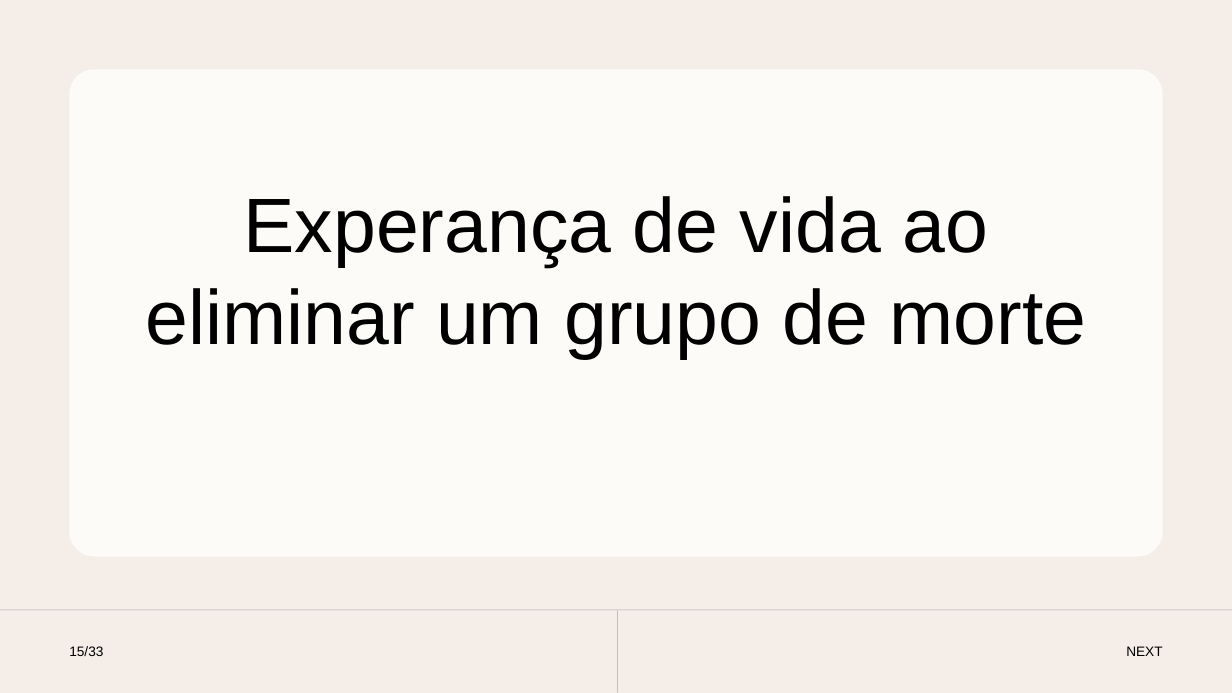
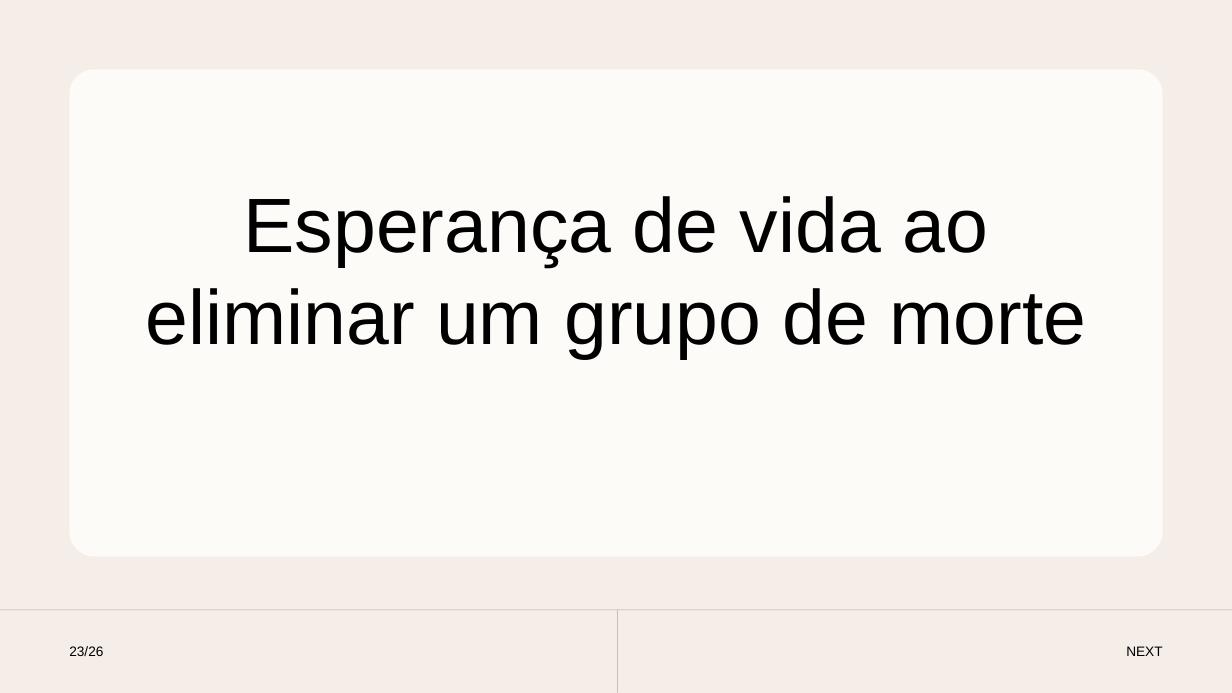
Before and after one commit to penasta/Demografia2, a slide deck: slide 23 of Trabalho 2/Apresentação/t2 - apresentação.pptx. Drawn at 1232x693 pixels with LibreOffice and Linux fonts; fonts in the diff are those of the drawing. Boxes give left, top, right and bottom in pixels: in the first picture for what was removed or moved away, otherwise in the second. Text is boxed around its words. In the diff, an @@ line names an element or a change of style, - is before the commit and + after.

```diff
--- a/Trabalho 2/Apresentação/t2 - apresentação.pptx
+++ b/Trabalho 2/Apresentação/t2 - apresentação.pptx
@@ text at [145, 196, 1087, 359]: text changed @@
-Experança de vida ao eliminar um grupo de morte
+Esperança de vida ao eliminar um grupo de morte
@@ text at [69, 646, 103, 656]: text changed @@
-15/33
+23/26
```
Also in this commit, not shown: 25 other slides changed, 2 other files.
